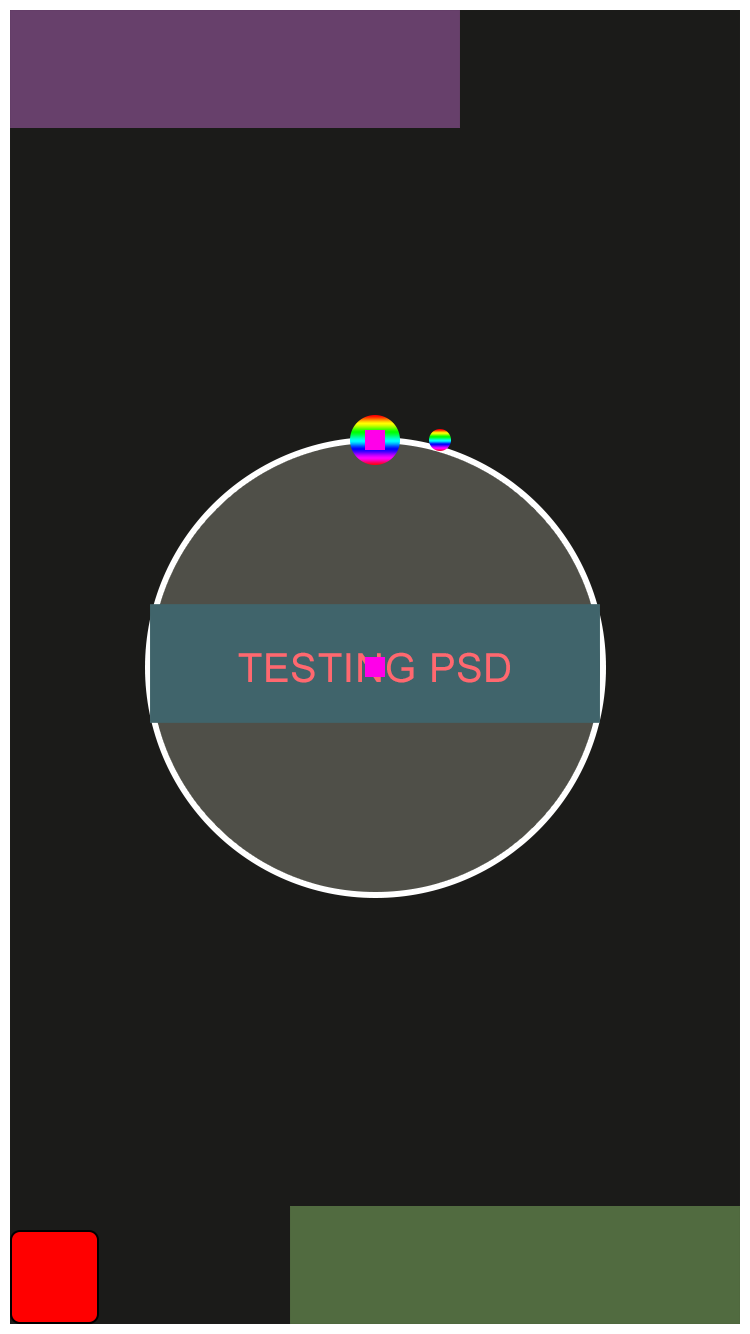
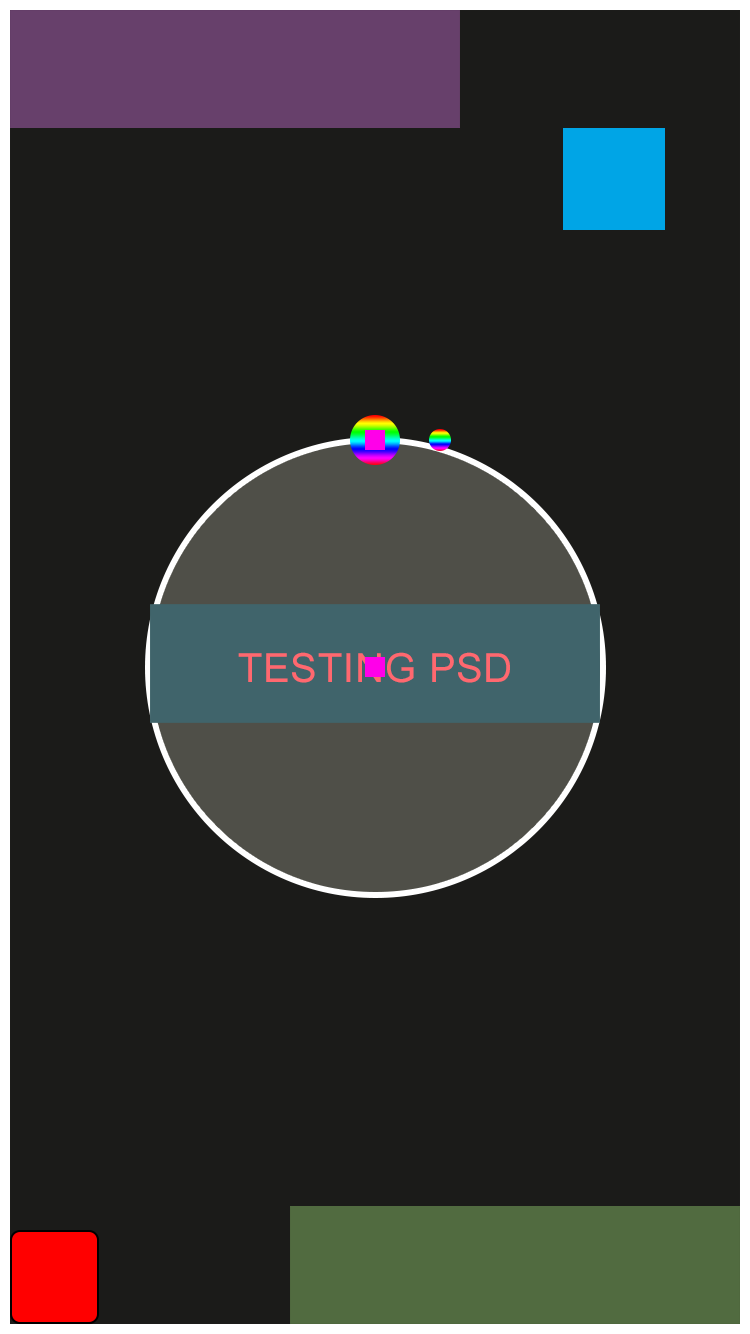
Before/after of a 750px x 1334px layered artwork. What changed in the layer stack:
added layer "top_right" above "rotator" over [563, 128, 665, 230]
